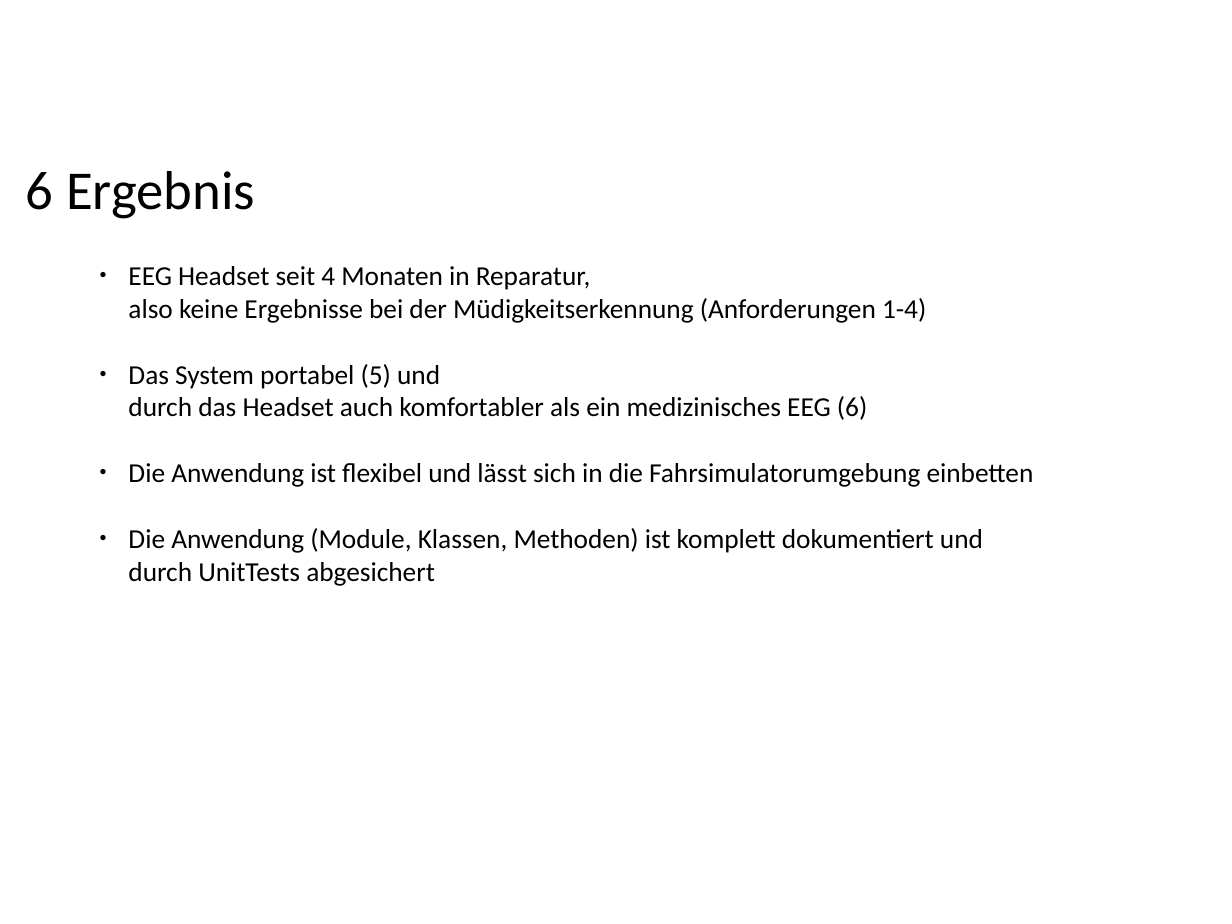
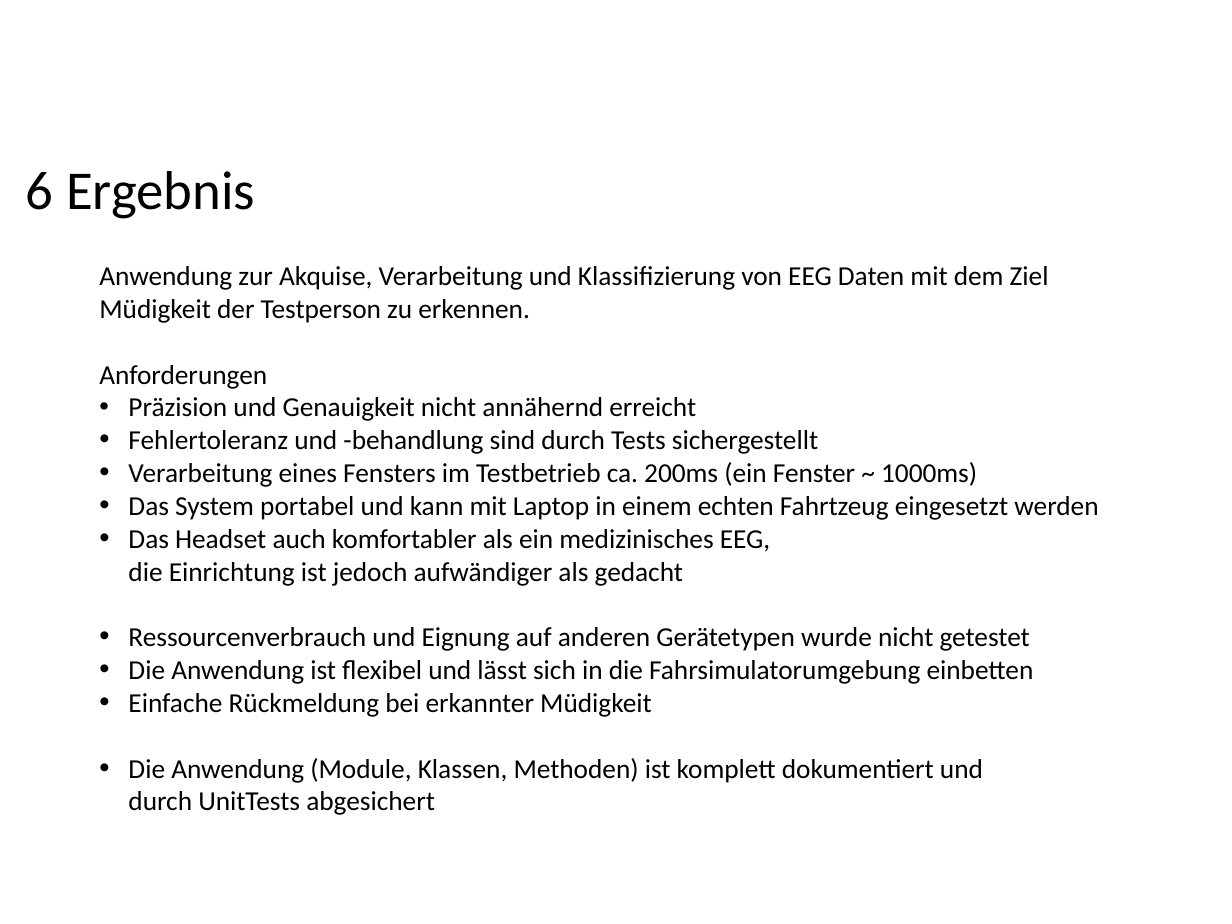
Before and after one commit to ppasler/current-adas, a slide deck: slide 16 of project/presentation/Praesentation_PoSDBoS_Pasler.odp (slide 17 before the commit). Drawn at 1232x924 pixels with LibreOffice and Linux fonts; fonts in the diff are those of the drawing; background and template pictures are left out. Boxes give left, top, right and bottom in pixels: in the first picture for what was removed or moved away, otherwise in the second. Text is boxed around its words. In the diff, an @@ line names an element or a change of style, - is before the commit and + after.

Commit message:
finished presentation

```diff
--- a/project/presentation/Praesentation_PoSDBoS_Pasler.odp
+++ b/project/presentation/Praesentation_PoSDBoS_Pasler.odp
@@ text at (99,266,1098,651): text changed @@
-● EEG Headset seit 4 Monaten in Reparatur,
-  also keine Ergebnisse bei der Müdigkeitserkennung (Anforderungen 1-4)
-● Das System portabel (5) und
-  durch das Headset auch komfortabler als ein medizinisches EEG (6)
+Anwendung zur Akquise, Verarbeitung und Klassifizierung von EEG Daten mit dem Ziel Müdigkeit der Testperson zu erkennen.
+Anforderungen
+• Präzision und Genauigkeit nicht annähernd erreicht
+• Fehlertoleranz und -behandlung sind durch Tests sichergestellt
+• Verarbeitung eines Fensters im Testbetrieb ca. 200ms (ein Fenster ~ 1000ms)
+• Das System portabel und kann mit Laptop in einem echten Fahrtzeug eingesetzt werden
+• Das Headset auch komfortabler als ein medizinisches EEG,
+  die Einrichtung ist jedoch aufwändiger als gedacht
+• Ressourcenverbrauch und Eignung auf anderen Gerätetypen wurde nicht getestet
@@ text at (128,660,1034,815): bullet ● to • @@
@@ text at (128,693,652,717): paragraph added @@
+• Einfache Rückmeldung bei erkannter Müdigkeit
```
Also in this commit, not shown: 9 other slides changed, 3 slides added, 2 slides removed, 1 other file.
